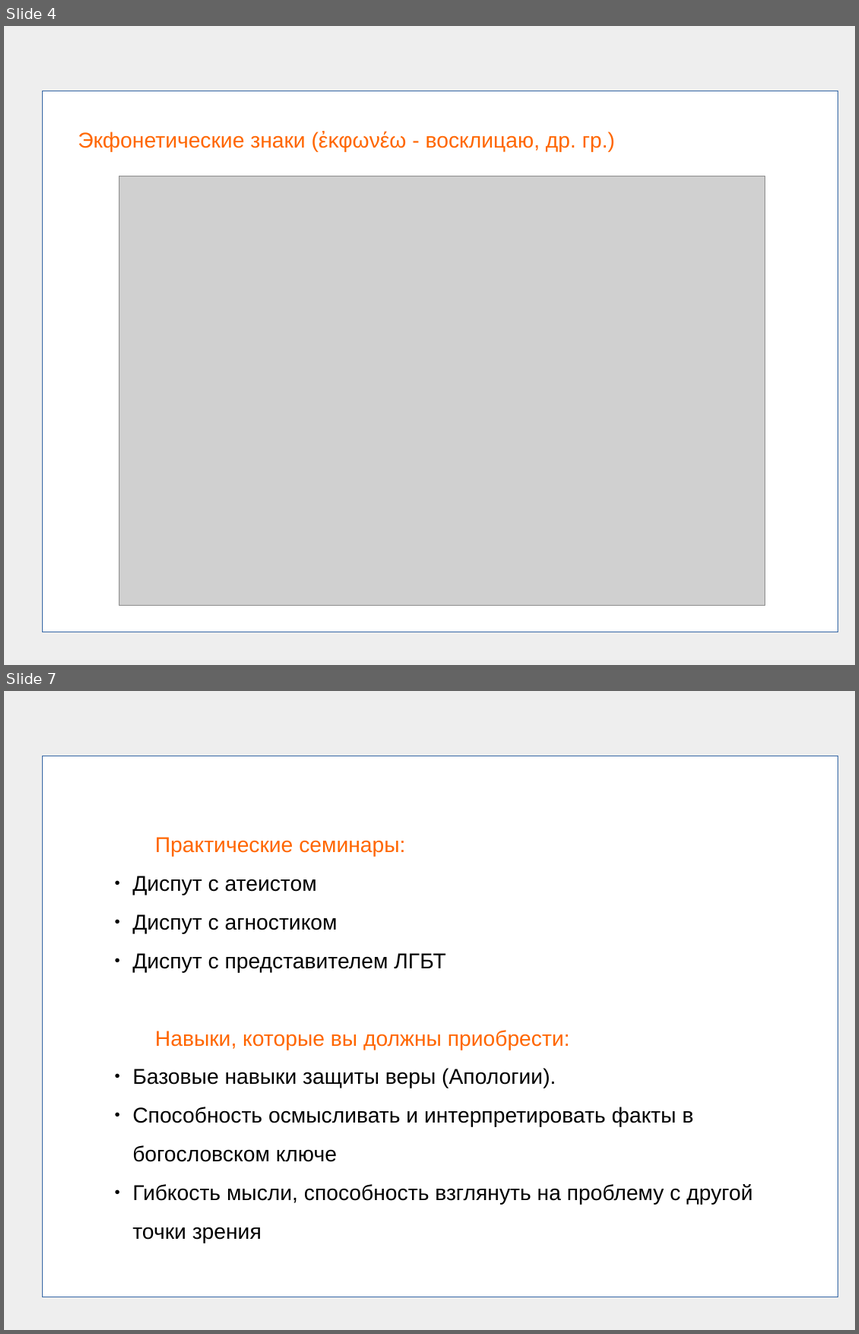
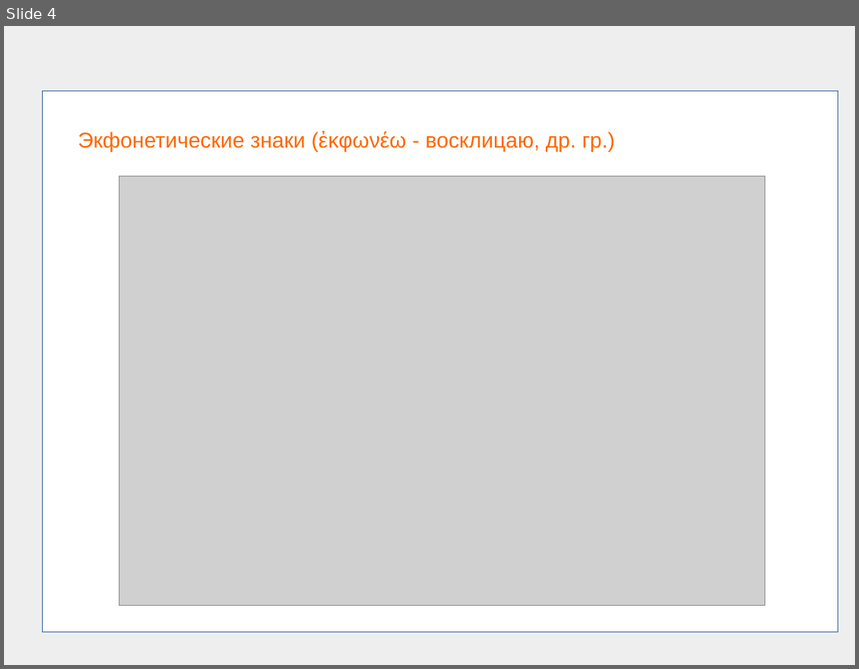
Before and after one commit to frpaul/ob, a slide deck: presentations/Church_reading.odp. Shown one above the other, each under a label of ours: slides 4 and 7 before the commit, slide 4 after it; the slides between them are not shown. The pictures are 859x1334 and 859x669 pixels, drawn with LibreOffice and Linux fonts; fonts in the diff are those of the drawing; grey boxes stand for pictures. Boxes give left, top, right and bottom in pixels: in the first picture for what was removed or moved away, otherwise in the second. Text is boxed around its words. In the diff, an @@ line names an element or a change of style, - is before the commit and + after.

```diff
--- a/presentations/Church_reading.odp
+++ b/presentations/Church_reading.odp
@@ slide 7 removed at [4, 691, 855, 1330], background #EEEEEE @@
@@ rectangle removed at [43, 756, 838, 1297] @@
@@ subtitle removed at [132, 837, 753, 1244] @@
-Практические семинары:
-    ● Диспут с атеистом
-    ● Диспут с агностиком
-    ● Диспут с представителем ЛГБТ
-Навыки, которые вы должны приобрести:
-    ● Базовые навыки защиты веры (Апологии).
-    ● Способность осмысливать и интерпретировать факты в богословском ключе
-    ● Гибкость мысли, способность взглянуть на проблему с другой точки зрения
```
Also in this commit, not shown: 2 slides changed, 4 slides added, 5 other slides removed, 12 other files.
